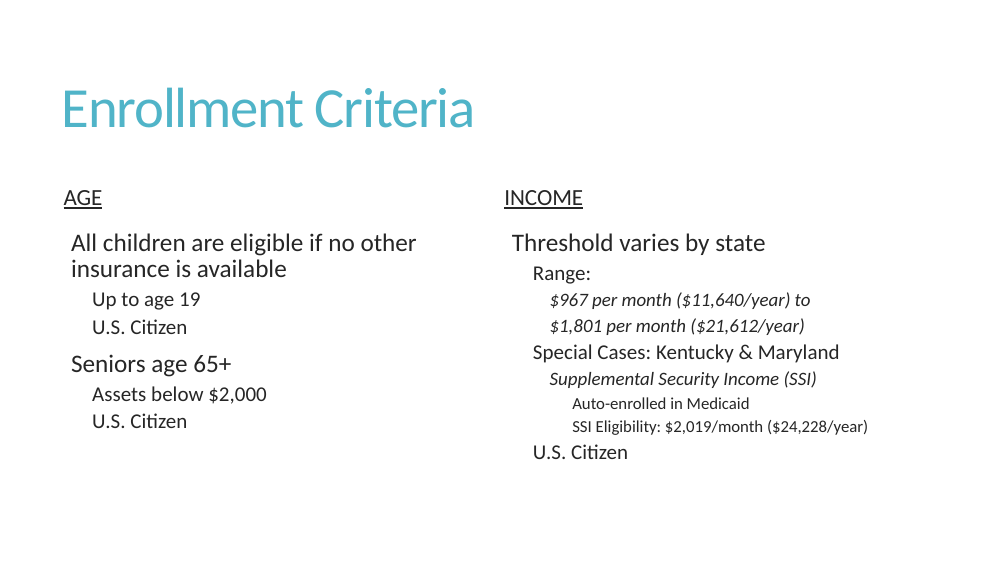
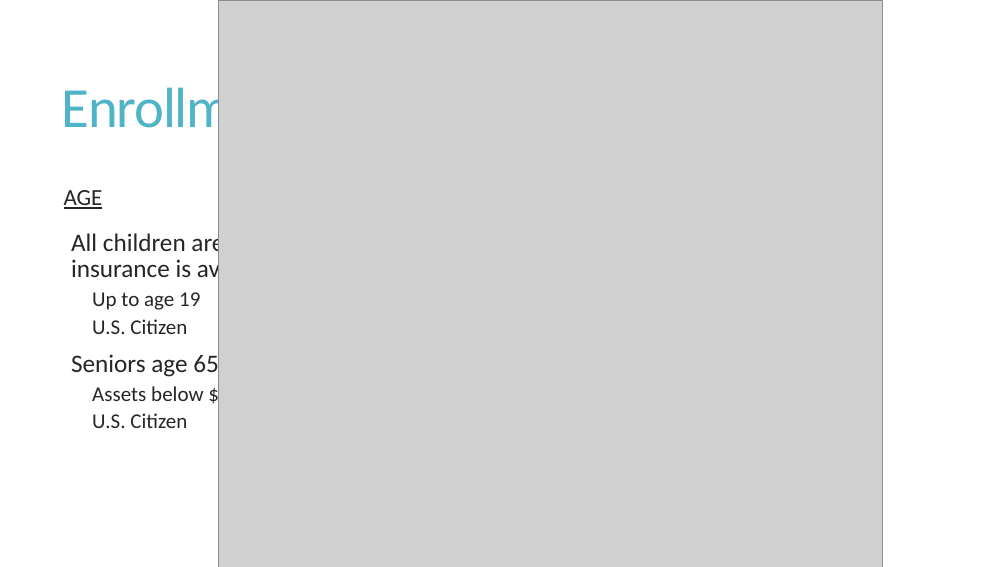
Before and after one commit to ekimshaf/capstone, a slide deck: slide 4 of mind_the_gap.pptx. Drawn at 1008x567 pixels with LibreOffice and Linux fonts; fonts in the diff are those of the drawing; grey boxes stand for pictures. Boxes give left, top, right and bottom in pixels: in the first picture for what was removed or moved away, otherwise in the second. Text is boxed around its words. In the diff, an @@ line names an element or a change of style, - is before the commit and + after.

```diff
--- a/mind_the_gap.pptx
+++ b/mind_the_gap.pptx
@@ picture added at <box>219,0,882,567</box> @@
@@ text removed at <box>504,190,583,209</box> @@
-INCOME
@@ text removed at <box>512,233,868,459</box> @@
-  Threshold varies by state
-    Range:
-      $967 per month ($11,640/year) to
-      $1,801 per month ($21,612/year)
-    Special Cases: Kentucky & Maryland
-      Supplemental Security Income (SSI)
-        Auto-enrolled in Medicaid
-        SSI Eligibility: $2,019/month ($24,228/year)
-    U.S. Citizen
```
Also in this commit, not shown: 6 other slides changed, 2 slides added.
